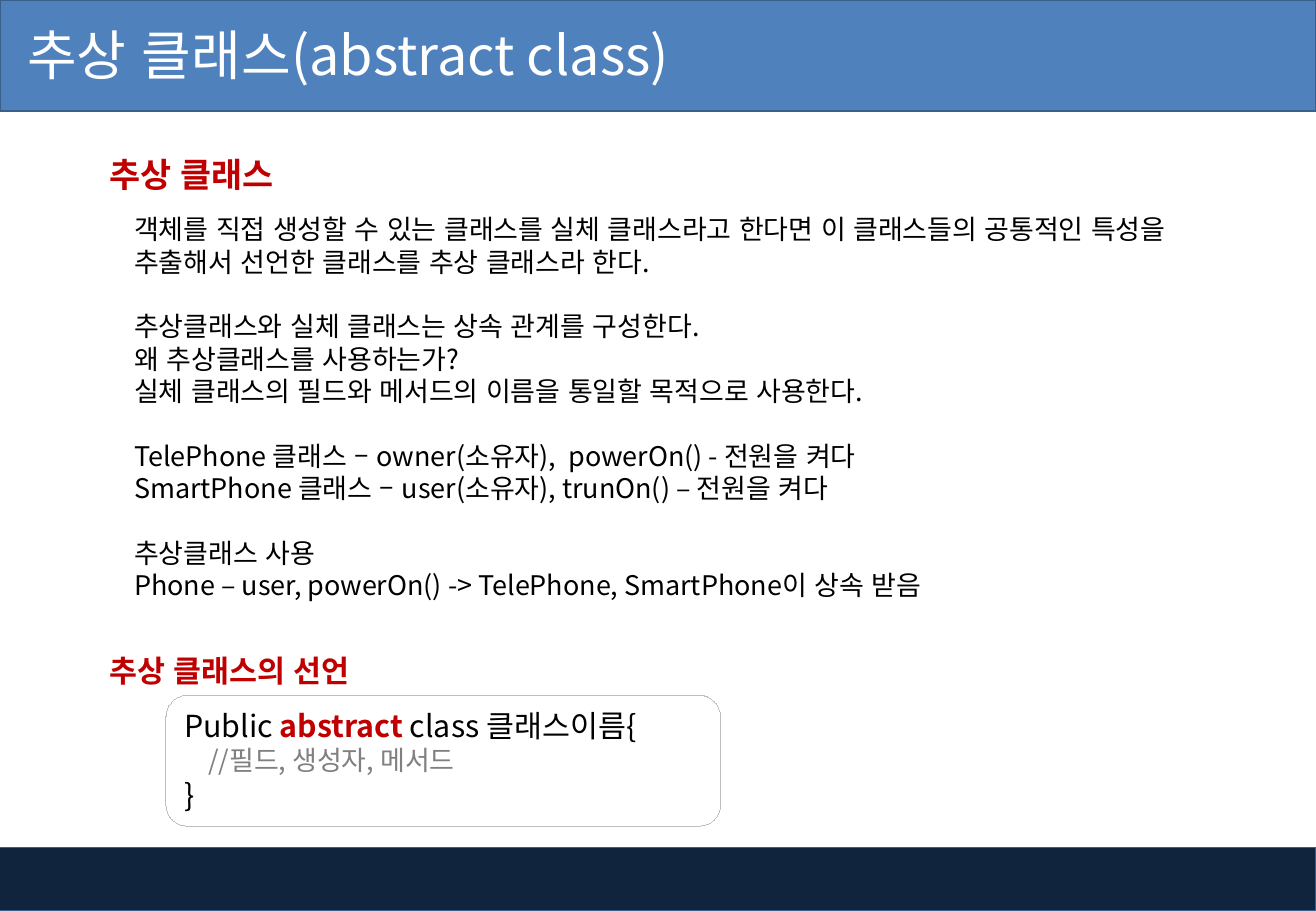
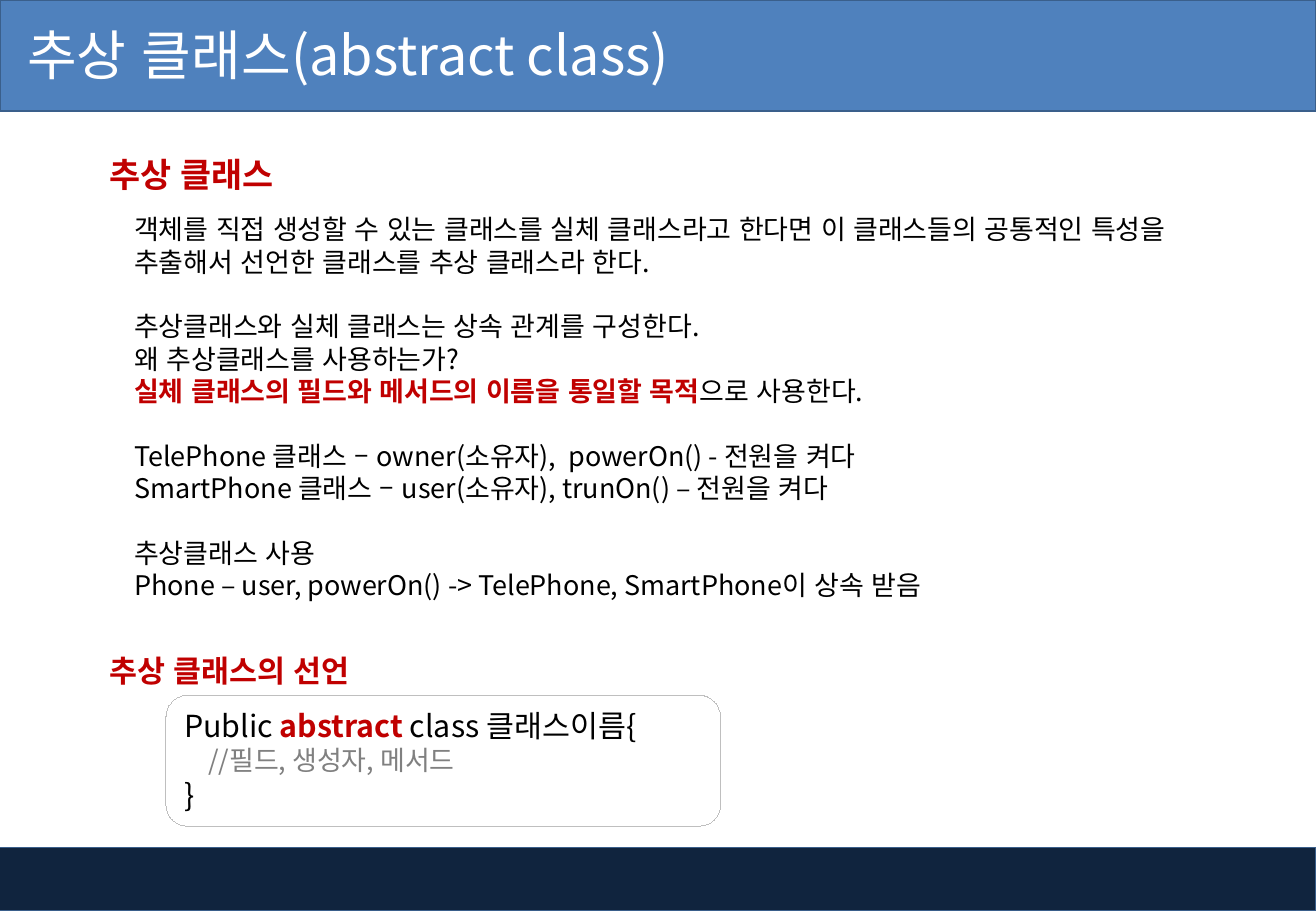
Before and after one commit to pshho/ngreen_project, a slide deck: slide 2 of javaWorks/자료/java_ppt/10장-추상 클래스.pptx. Drawn at 1316x911 pixels with LibreOffice and Linux fonts; fonts in the diff are those of the drawing; background and template pictures are left out. Boxes give left, top, right and bottom in pixels: in the first picture for what was removed or moved away, otherwise in the second. Text is boxed around its words. In the diff, an @@ line names an element or a change of style, - is before the commit and + after.

```diff
--- a/javaWorks/자료/java_ppt/10장-추상 클래스.pptx
+++ b/javaWorks/자료/java_ppt/10장-추상 클래스.pptx
@@ text at [134,378,864,404]: text colour #000000 to #C00000, bold on in "실체 클래스의 필드와 메서드의 이름을 통일할 목적으로" @@
```
Also in this commit, not shown: 8 other slides changed, 3 slides added, 6 other files.
